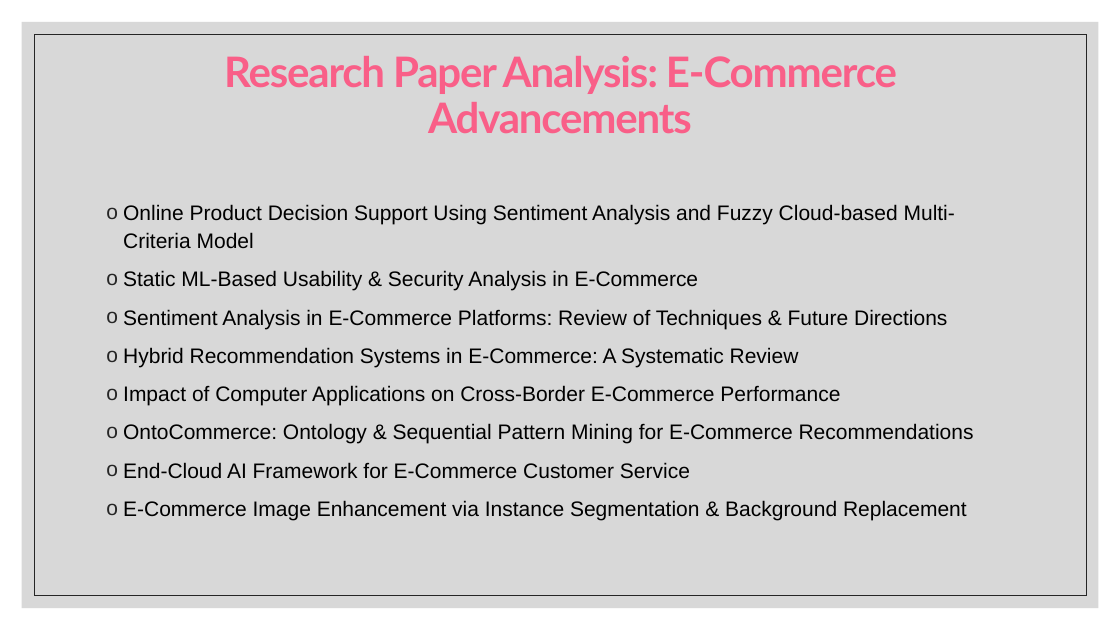
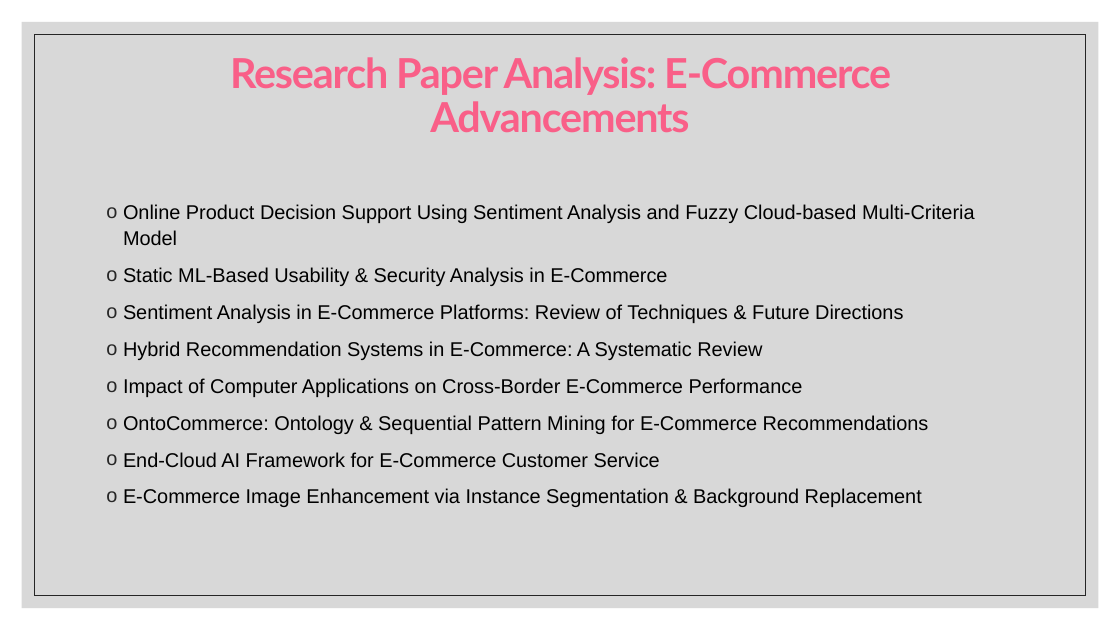
Before and after one commit to ajaykn04/SwiftBuy, a slide deck: slide 3 of The Future of Online Shopping.pptx. Drawn at 1120x630 pixels with LibreOffice and Linux fonts; fonts in the diff are those of the drawing. Boxes give left, top, right and bottom in pixels: in the first picture for what was removed or moved away, otherwise in the second. Text is boxed around its words. In the diff, an @@ line names an element or a change of style, - is before the commit and + after.

```diff
--- a/The Future of Online Shopping.pptx
+++ b/The Future of Online Shopping.pptx
@@ rectangle at [34, 34, 1086, 596]: outline #262626 0.5 pt to #262626 0.51 pt @@
@@ text "Research Paper Analysis: E-Commerce Advancements" at [230, 57, 891, 132]: size 36 to 35.4 pt @@
@@ text "Online Product Decision Support Using ..." at [123, 204, 975, 507]: size 18 to 17.1 pt @@
```
Also in this commit, not shown: 14 other slides changed, 4 slides added, 2 slides removed.
